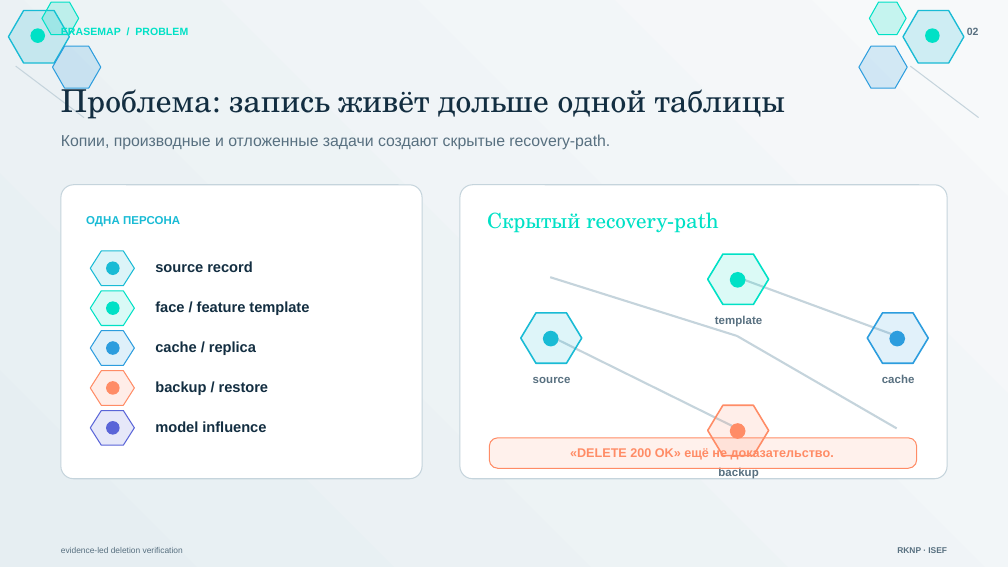
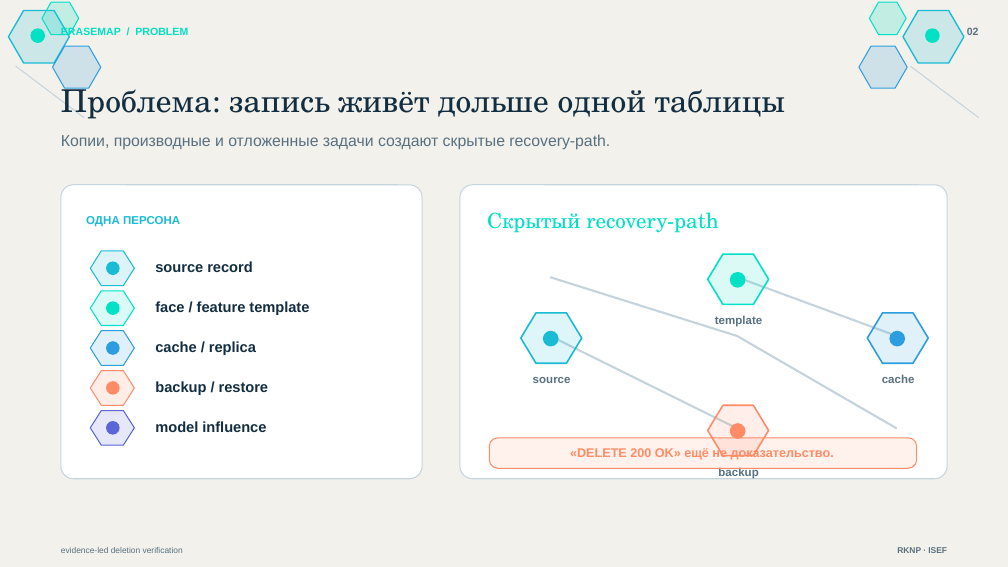
Before and after one commit to nazkari86-lab/erasemap, a slide deck: slide 2 of competition/EraSeMap_RKNP_ISEF_RU_MIXED.pptx. Drawn at 1008x567 pixels with LibreOffice and Linux fonts; fonts in the diff are those of the drawing. Boxes give left, top, right and bottom in pixels: in the first picture for what was removed or moved away, otherwise in the second. Text is boxed around its words. In the diff, an @@ line names an element or a change of style, - is before the commit and + after.

Commit message:
style: unify presentation background

```diff
--- a/competition/EraSeMap_RKNP_ISEF_RU_MIXED.pptx
+++ b/competition/EraSeMap_RKNP_ISEF_RU_MIXED.pptx
@@ background gradient #F7F9FA to #E6EEF2 to #F3F1EB @@
```
Also in this commit, not shown: 12 other slides changed, 3 other files.
